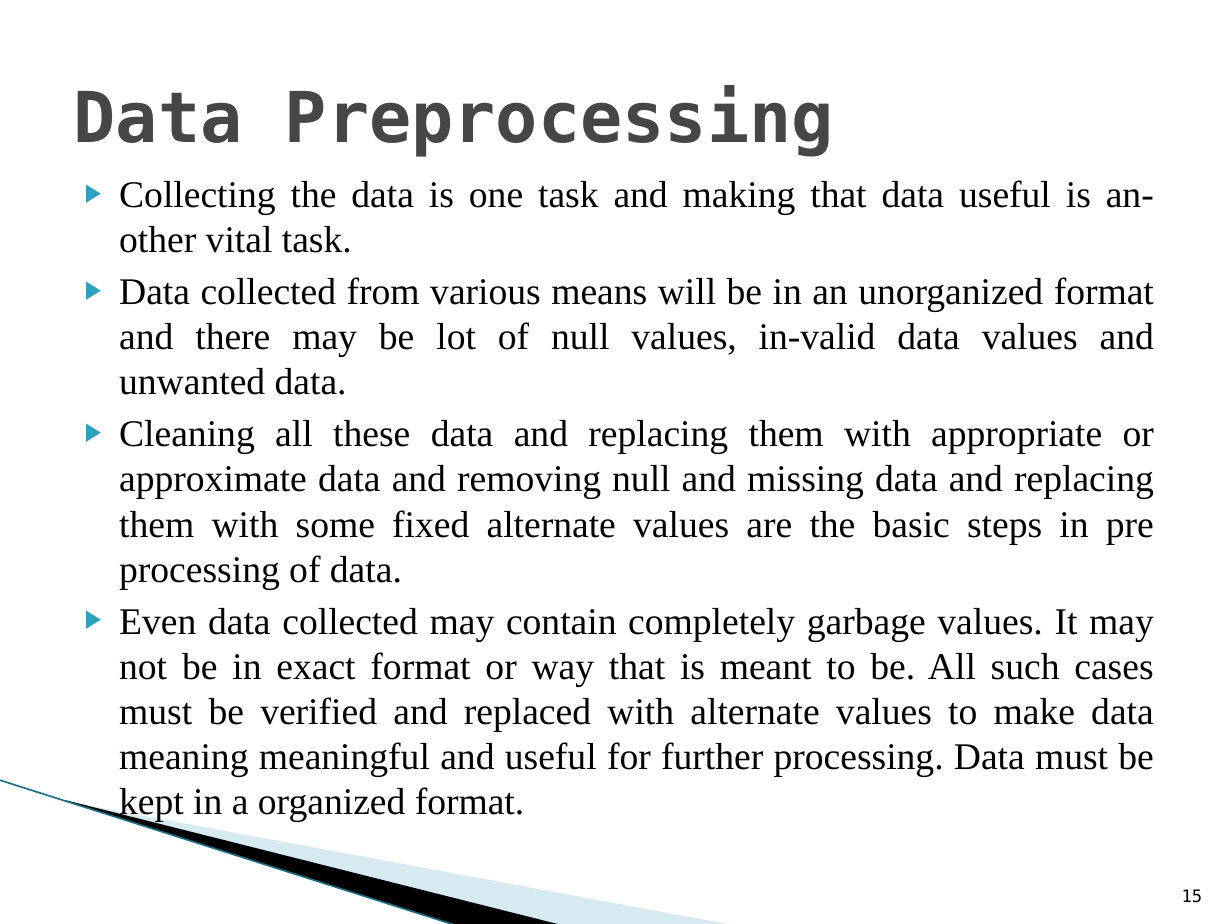
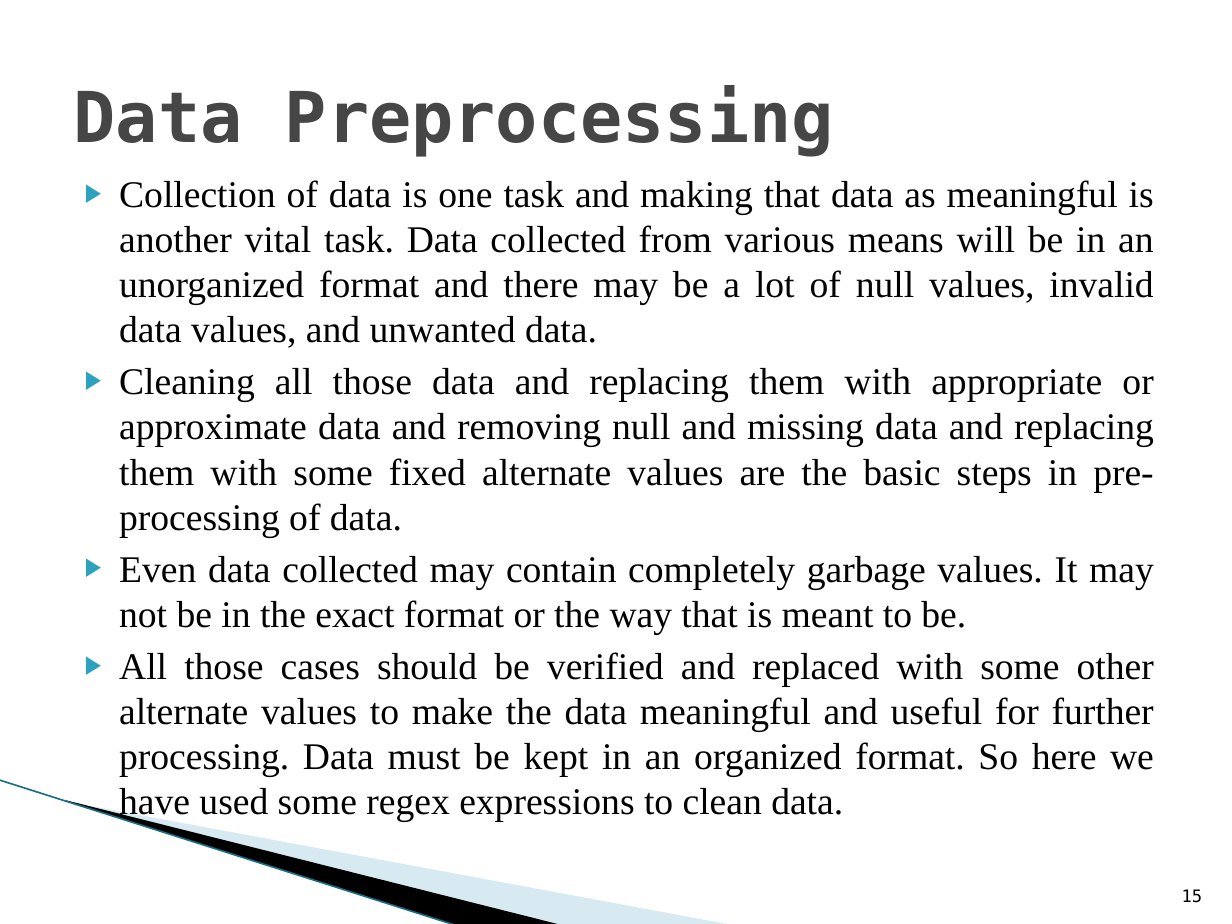
Before and after one commit to jjnanthakumar/D2-Twitter-Analysis-Project, a slide deck: slide 15 of Documents/D2_VIVA_FINAL_PPT.pptx. Drawn at 1232x924 pixels with LibreOffice and Linux fonts; fonts in the diff are those of the drawing; background and template pictures are left out. Boxes give left, top, right and bottom in pixels: in the first picture for what was removed or moved away, otherwise in the second. Text is boxed around its words. In the diff, an @@ line names an element or a change of style, - is before the commit and + after.

```diff
--- a/Documents/D2_VIVA_FINAL_PPT.pptx
+++ b/Documents/D2_VIVA_FINAL_PPT.pptx
@@ text at bbox=[119, 180, 1154, 822]: text changed @@
-▶ Collecting the data is one task and making that data useful is an-other vital task.
-▶ Data collected from various means will be in an unorganized format and there may be lot of null values, in-valid data values and unwanted data.
-▶ Cleaning all these data and replacing them with appropriate or approximate data and removing null and missing data and replacing them with some fixed alternate values are the basic steps in pre processing of data.
-▶ Even data collected may contain completely garbage values. It may not be in exact format or way that is meant to be. All such cases must be verified and replaced with alternate values to make data meaning meaningful and useful for further processing. Data must be kept in a organized format.
+▶ Collection of data is one task and making that data as meaningful is another vital task. Data collected from various means will be in an unorganized format and there may be a lot of null values, invalid data values, and unwanted data.
+▶ Cleaning all those data and replacing them with appropriate or approximate data and removing null and missing data and replacing them with some fixed alternate values are the basic steps in pre-processing of data.
+▶ Even data collected may contain completely garbage values. It may not be in the exact format or the way that is meant to be.
+▶ All those cases should be verified and replaced with some other alternate values to make the data meaningful and useful for further processing. Data must be kept in an organized format. So here we have used some regex expressions to clean data.
```
Also in this commit, not shown: 3 other slides changed, 1 other file.
